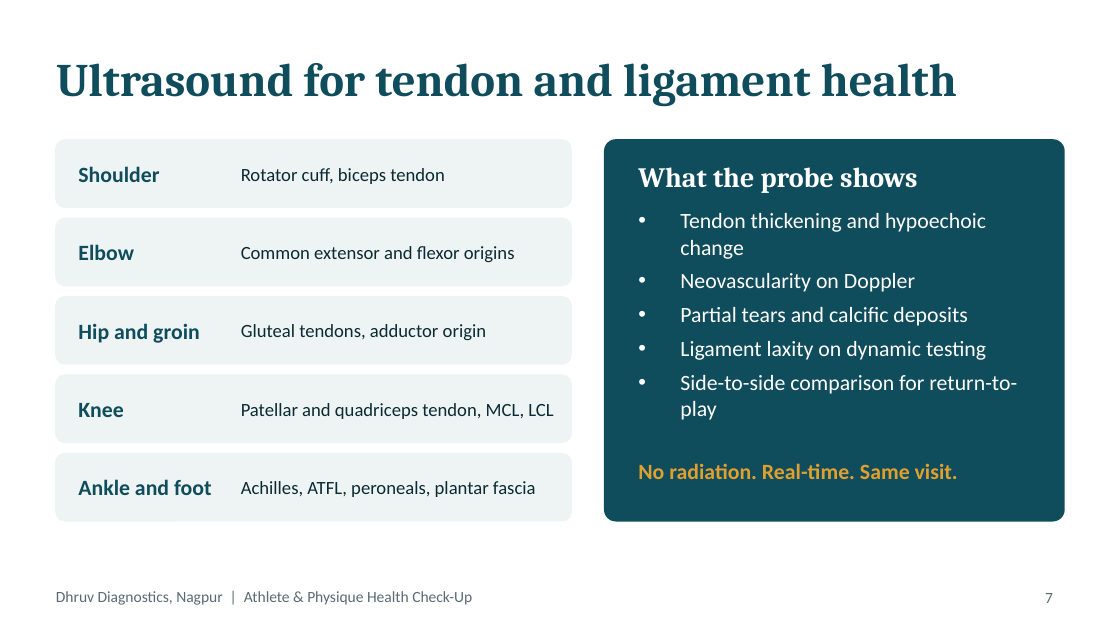
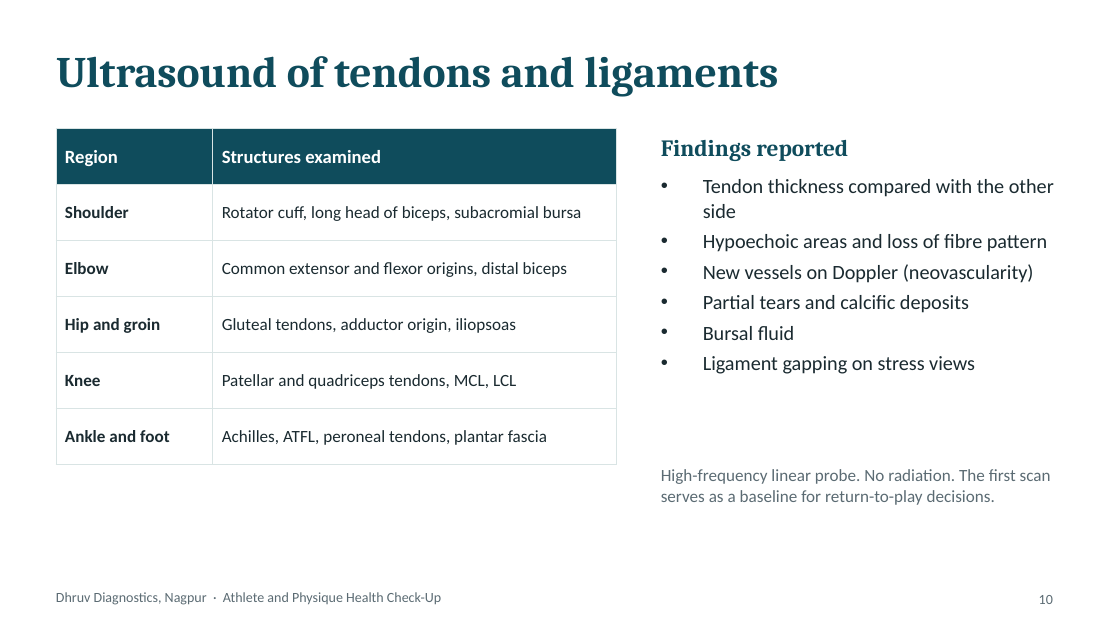
Before and after one commit to Ani6/BlisteringBlockchain, a slide deck: slide 10 of dhruv-athlete-healthcheck/Dhruv_Athlete_Physique_HealthCheck_Deck.pptx (slide 7 before the commit). Drawn at 1120x630 pixels with LibreOffice and Linux fonts; fonts in the diff are those of the drawing. Boxes give left, top, right and bottom in pixels: in the first picture for what was removed or moved away, otherwise in the second. Text is boxed around its words. In the diff, an @@ line names an element or a change of style, - is before the commit and + after.

```diff
--- a/dhruv-athlete-healthcheck/Dhruv_Athlete_Physique_HealthCheck_Deck.pptx
+++ b/dhruv-athlete-healthcheck/Dhruv_Athlete_Physique_HealthCheck_Deck.pptx
@@ title at [56,56,778,97]: text changed; size 30 to 28 pt @@
-Ultrasound for tendon and ligament health
+Ultrasound of tendons and ligaments
@@ rounded rectangle removed at [56,140,571,207] @@
@@ table added at [56,129,616,449], 6 rows, 2 columns @@
+Region | Structures examined
+Shoulder | Rotator cuff, long head of biceps, subacromial bursa
+Elbow | Common extensor and flexor origins, distal biceps
+Hip and groin | Gluteal tendons, adductor origin, iliopsoas
+Knee | Patellar and quadriceps tendons, MCL, LCL
+Ankle and foot | Achilles, ATFL, peroneal tendons, plantar fascia
@@ rounded rectangle removed at [605,140,1064,521] @@
@@ text added at [661,140,848,161], 15 pt, text #0F4C5C, bold @@
+Findings reported
@@ text removed at [78,166,159,182] @@
-Shoulder
@@ text removed at [241,168,445,184] @@
-Rotator cuff, biceps tendon
@@ text removed at [638,167,917,193] @@
-What the probe shows
@@ text "Tendon thickness compared with the ...": place and size @@
-text "Tendon thickness compared with the ..." at [680,213,1017,420]
+text "Tendon thickness compared with the ..." at [703,179,1054,374]
@@ text at [703,179,1054,283]: text changed; size 14 to 13 pt; text colour #FFFFFF to #1A2A30 @@
-• Tendon thickening and hypoechoic change
-• Neovascularity on Doppler
+• Tendon thickness compared with the other side
+• Hypoechoic areas and loss of fibre pattern
+• New vessels on Doppler (neovascularity)
@@ rounded rectangle removed at [56,218,571,286] @@
@@ text removed at [78,244,134,260] @@
-Elbow
@@ text removed at [241,246,515,262] @@
-Common extensor and flexor origins
@@ rounded rectangle removed at [56,297,571,364] @@
@@ text at [703,295,969,313]: size 14 to 13 pt, text colour #FFFFFF to #1A2A30 in "Partial tears and calcific deposits"; less space between paragraphs @@
@@ text removed at [78,323,200,343] @@
-Hip and groin
@@ text removed at [241,324,486,340] @@
-Gluteal tendons, adductor origin
@@ text at [703,326,975,374]: text changed; size 14 to 13 pt; text colour #FFFFFF to #1A2A30 @@
-• Ligament laxity on dynamic testing
-• Side-to-side comparison for return-to-play
+• Bursal fluid
+• Ligament gapping on stress views
@@ rounded rectangle removed at [56,375,571,442] @@
@@ text removed at [78,403,123,417] @@
-Knee
@@ text removed at [241,403,553,419] @@
-Patellar and quadriceps tendon, MCL, LCL
@@ rounded rectangle removed at [56,454,571,521] @@
@@ text removed at [78,479,212,495] @@
-Ankle and foot
@@ text removed at [638,463,958,479] @@
-No radiation. Real-time. Same visit.
@@ text added at [661,469,1051,505], 11 pt, text #5B6B73 @@
+High-frequency linear probe. No radiation. The first scan serves as a baseline for return-to-play decisions.
@@ text removed at [241,481,536,497] @@
-Achilles, ATFL, peroneals, plantar fascia
@@ text at [56,592,441,605]: text changed; size 10 to 9 pt @@
-Dhruv Diagnostics, Nagpur | Athlete & Physique Health Check-Up
+Dhruv Diagnostics, Nagpur · Athlete and Physique Health Check-Up
@@ page number added at [1039,595,1053,604], 9 pt, text #5B6B73 @@
+10
@@ page number removed at [1045,593,1053,603] @@
-7
```
Also in this commit, not shown: 5 other slides changed, 10 slides added, 5 slides removed, 2 other files.
